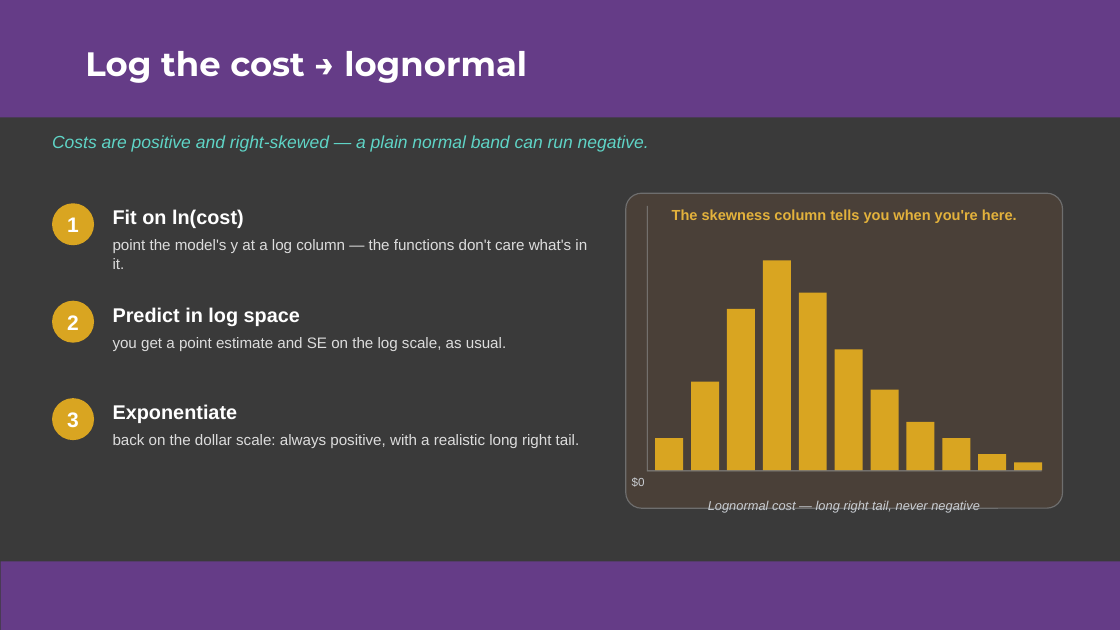
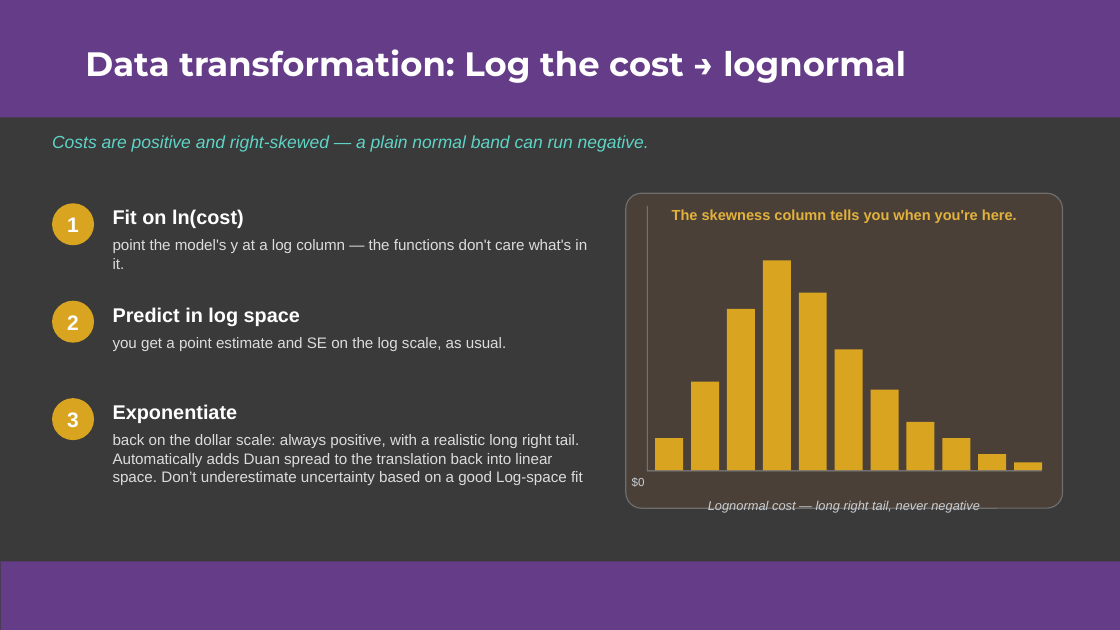
Before and after one commit to colodnerdata/Statistical_Analysis_Lambda_Catalog, a slide deck: slide 44 of Presentations/Excel is Turing Complete CECOP Colodner.pptx (slide 26 before the commit). Drawn at 1120x630 pixels with LibreOffice and Linux fonts; fonts in the diff are those of the drawing. Boxes give left, top, right and bottom in pixels: in the first picture for what was removed or moved away, otherwise in the second. Text is boxed around its words. In the diff, an @@ line names an element or a change of style, - is before the commit and + after.

```diff
--- a/Presentations/Excel is Turing Complete CECOP Colodner.pptx
+++ b/Presentations/Excel is Turing Complete CECOP Colodner.pptx
@@ title at [85,49,906,83]: text changed @@
-Log the cost → lognormal
+Data transformation: Log the cost → lognormal
@@ text at [113,453,583,485]: paragraph added @@
+Automatically adds Duan spread to the translation back into linear space. Don’t underestimate uncertainty based on a good Log-space fit
```
Also in this commit, not shown: 23 other slides changed, 5 slides added, 3 other files.
